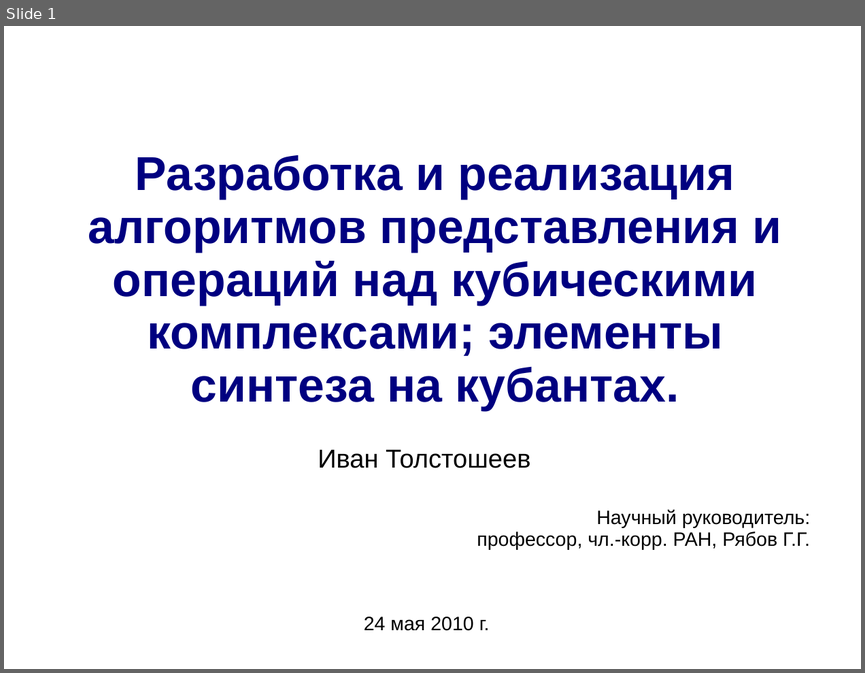
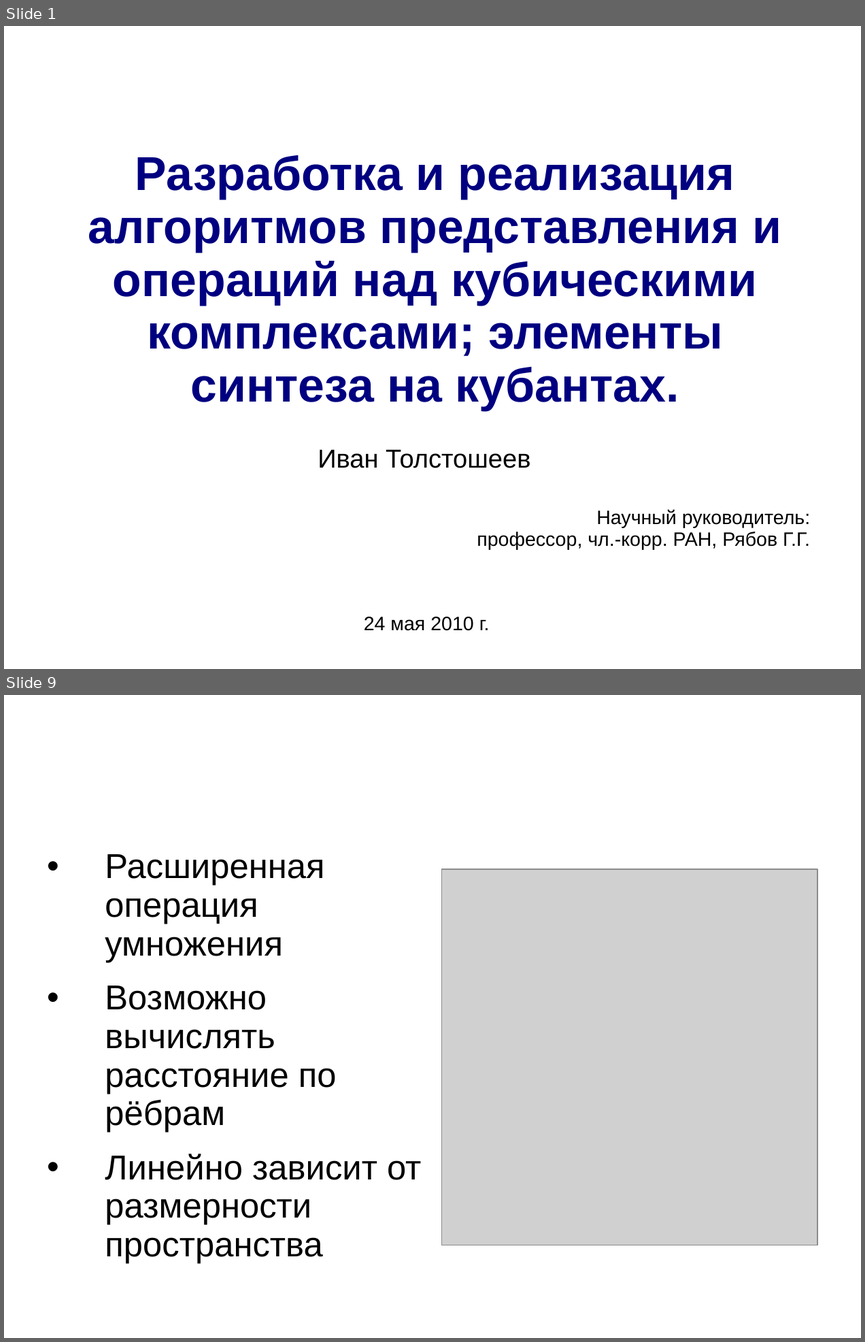
Before and after one commit to itroot/university-tasks, a slide deck: diploma/presentation.ppt. Shown one above the other, each under a label of ours: slide 1 before the commit, slides 1 and 9 after it; the slides between them are not shown. The pictures are 865x673 and 865x1342 pixels, drawn with LibreOffice and Linux fonts; fonts in the diff are those of the drawing; grey boxes stand for pictures; background and template pictures are left out. Boxes give left, top, right and bottom in pixels: in the first picture for what was removed or moved away, otherwise in the second. Text is boxed around its words. In the diff, an @@ line names an element or a change of style, - is before the commit and + after.

```diff
--- a/diploma/presentation.ppt
+++ b/diploma/presentation.ppt
@@ slide 9 added at (x1=4, y1=695, x2=861, y2=1338), background picture (left out) @@
@@ title added at (x1=43, y1=699, x2=814, y2=798), 44 pt, text #FFFFFF, bold @@
+Умножение кубантов
@@ text added at (x1=105, y1=854, x2=421, y2=1263), 32 pt, text #000000 @@
+• Расширенная операция умножения
+• Возможно вычислять расстояние по рёбрам
+• Линейно зависит от размерности пространства
@@ picture added at (x1=442, y1=869, x2=818, y2=1246) @@
```
Also in this commit, not shown: 12 slides changed, 1 other slide added, 1 other file.
